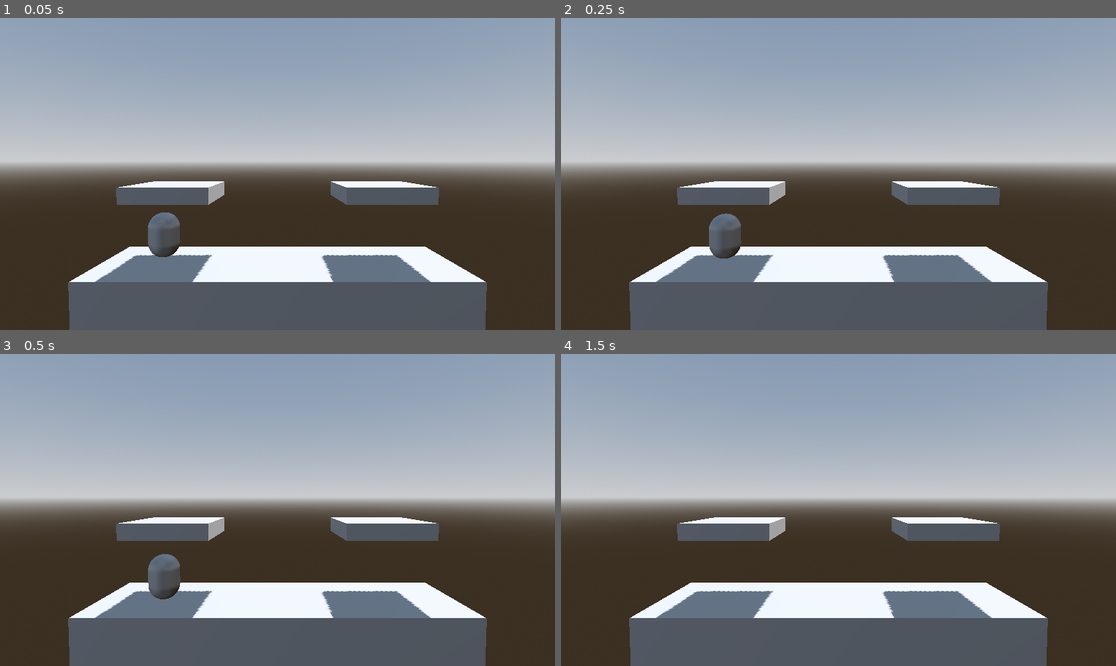
Above: before the commit, frames 1-4 (two rows, left to right).
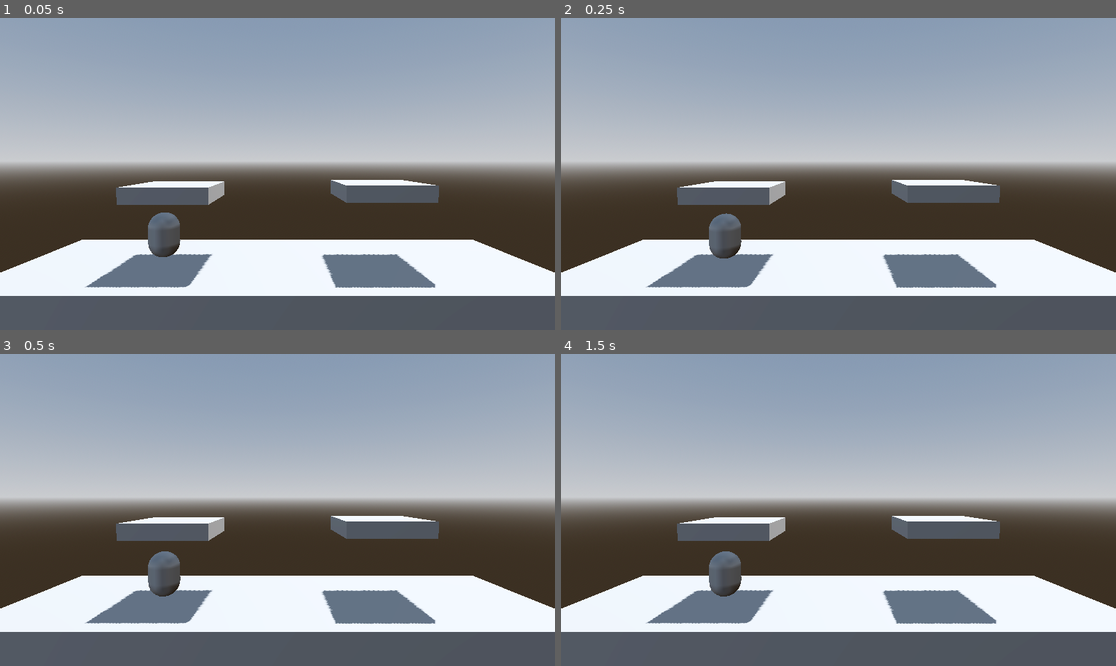
Above: after the commit, the same moments.

Repository: Rubix334/ArenaFighter
Game: Godot game, scene res://Arena.tscn
Two runs of this game, one before a commit and one after it. Both use one fixed random seed, a clock stepped at 60 frames per second and the inputs below.
Inputs:
- Up to frame 1 (0.05 s): no input
- Up to frame 2 (0.25 s): no input
- Up to frame 3 (0.5 s): no input
- Up to frame 4 (1.5 s): tap Enter (ui_accept) at 0.5, 0.6, 0.77, 1.07, 1.35 s; hold Right (ui_right) 0.53-1.28 s; hold Down (ui_down) from 1.28 s (still down)

The runs differ from the first frame. In frame 1, 12% of the frame differs, in the area x 0-100%, y 51-100%; in frame 2, 12%; in frame 3, 12%; in frame 4, 13%.
Error after the commit: Invalid access to property or key 'position' on a base object of type 'null instance'. (res://platform.gd:11)

Commit message:
Player movement completed. One-way collision WIP

Diff:
--- a/arena-fighter/Arena.tscn
+++ b/arena-fighter/Arena.tscn
@@ -1,6 +1,7 @@
 [gd_scene format=3 uid="uid://y451h0bmf8ut"]
 
 [ext_resource type="PackedScene" uid="uid://bmpe6qeqcedsx" path="res://Player.tscn" id="1_bcb0y"]
+[ext_resource type="Script" uid="uid://b8mr2pvudetjs" path="res://platform.gd" id="1_u45fm"]
 
 [sub_resource type="ProceduralSkyMaterial" id="ProceduralSkyMaterial_iqv8f"]
 sky_horizon_color = Color(0.66224277, 0.6717428, 0.6867428, 1)
@@ -15,12 +16,6 @@
 tonemap_mode = 2
 glow_enabled = true
 
-[sub_resource type="BoxMesh" id="BoxMesh_vbyki"]
-size = Vector3(70, 10, 20)
-
-[sub_resource type="BoxMesh" id="BoxMesh_iqv8f"]
-size = Vector3(16, 3, 15)
-
 [node name="Node3D" type="Node3D" unique_id=354631926]
 
 [node name="WorldEnvironment" type="WorldEnvironment" parent="." unique_id=1148453354]
@@ -30,16 +25,20 @@
 transform = Transform3D(-0.8660254, -0.47014412, 0.17018978, 0, 0.34037954, 0.9402881, -0.50000006, 0.8143134, -0.29477733, 0, 0, 0)
 shadow_enabled = true
 
-[node name="Ground" type="MeshInstance3D" parent="." unique_id=1235462136]
-mesh = SubResource("BoxMesh_vbyki")
+[node name="Ground" type="CSGBox3D" parent="." unique_id=1472766167]
+transform = Transform3D(1, 0, 0, 0, 1, 0, 0, 0, 1, 0, -2.3472939, 0)
+use_collision = true
+size = Vector3(100, 15, 30)
 
-[node name="Platform1" type="MeshInstance3D" parent="." unique_id=1555978132]
+[node name="Platform1" type="CSGBox3D" parent="." unique_id=2024196702 groups=["player"]]
 transform = Transform3D(1, 1.4901161e-08, -2.2351742e-08, -1.4901161e-08, 1, 0, 4.0978193e-08, 2.9802322e-08, 1, -20, 19.153961, 0)
-mesh = SubResource("BoxMesh_iqv8f")
+use_collision = true
+size = Vector3(16, 3, 15)
+script = ExtResource("1_u45fm")
 
-[node name="Platform2" type="MeshInstance3D" parent="." unique_id=665363736]
-transform = Transform3D(1, 2.9802322e-08, -4.4703484e-08, -2.9802322e-08, 1, 3.330669e-16, 8.195639e-08, 5.9604645e-08, 1, 20, 19.153961, 0)
-mesh = SubResource("BoxMesh_iqv8f")
+[node name="Platform2" type="CSGBox3D" parent="." unique_id=768757652 groups=["player"]]
+transform = Transform3D(1, 2.9802322e-08, -4.4703484e-08, -2.9802322e-08, 1, 3.330669e-16, 8.195639e-08, 5.9604645e-08, 1, 20, 19.5, 0)
+size = Vector3(16, 3, 15)
 
 [node name="Camera3D" type="Camera3D" parent="." unique_id=1995258791]
 transform = Transform3D(1, 0, 0, 0, 0.99896264, 0.045537338, 0, -0.045537338, 0.99896264, 0, 25.245228, 56.349426)
--- a/arena-fighter/Player.tscn
+++ b/arena-fighter/Player.tscn
@@ -12,6 +12,7 @@
 height = 9.464966
 
 [node name="Node3D" type="CharacterBody3D" unique_id=1665172743]
+axis_lock_linear_z = true
 script = ExtResource("1_xhfnw")
 
 [node name="MeshInstance3D" type="MeshInstance3D" parent="." unique_id=474961556]
--- /dev/null
+++ b/arena-fighter/platform.gd
@@ -0,0 +1,14 @@
+extends CSGBox3D
+
+var is_above = false
+# Called when the node enters the scene tree for the first time.
+func _ready() -> void:
+	use_collision = false
+
+
+# Called every frame. 'delta' is the elapsed time since the previous frame.
+func _process(delta: float) -> void:
+	if find_child("player").position.y > position.y:
+		use_collision = true
+	else:
+		use_collision = false
--- a/arena-fighter/player.gd
+++ b/arena-fighter/player.gd
@@ -1,9 +1,11 @@
 extends CharacterBody3D
+class_name Player
 
 
-const SPEED = 5.0
-const JUMP_VELOCITY = 4.5
+const SPEED = 35
+const JUMP_VELOCITY = 20
 
+var has_doubleJump = false
 
 func _physics_process(delta: float) -> void:
 	# Add the gravity.
@@ -11,12 +13,16 @@
 		velocity += get_gravity() * delta
 
 	# Handle jump.
-	if Input.is_action_just_pressed("ui_accept") and is_on_floor():
+	if Input.is_action_just_pressed("P1Up") and is_on_floor():
 		velocity.y = JUMP_VELOCITY
+		has_doubleJump = false
+	elif Input.is_action_just_pressed("P1Up") and not has_doubleJump:
+		velocity.y = JUMP_VELOCITY-5
+		has_doubleJump = true
 
 	# Get the input direction and handle the movement/deceleration.
 	# As good practice, you should replace UI actions with custom gameplay actions.
-	var input_dir := Input.get_vector("ui_left", "ui_right", "ui_up", "ui_down")
+	var input_dir := Input.get_vector("P1Left", "P1Right", "ui_up", "ui_down")
 	var direction := (transform.basis * Vector3(input_dir.x, 0, input_dir.y)).normalized()
 	if direction:
 		velocity.x = direction.x * SPEED
--- a/arena-fighter/project.godot
+++ b/arena-fighter/project.godot
@@ -15,6 +15,43 @@
 config/features=PackedStringArray("4.6", "Forward Plus")
 config/icon="res://icon.svg"
 
+[global_group]
+
+player=""
+
+[input]
+
+P1Left={
+"deadzone": 0.2,
+"events": [Object(InputEventKey,"resource_local_to_scene":false,"resource_name":"","device":-1,"window_id":0,"alt_pressed":false,"shift_pressed":false,"ctrl_pressed":false,"meta_pressed":false,"pressed":false,"keycode":0,"physical_keycode":65,"key_label":0,"unicode":97,"location":0,"echo":false,"script":null)
+]
+}
+P1Right={
+"deadzone": 0.2,
+"events": [Object(InputEventKey,"resource_local_to_scene":false,"resource_name":"","device":-1,"window_id":0,"alt_pressed":false,"shift_pressed":false,"ctrl_pressed":false,"meta_pressed":false,"pressed":false,"keycode":0,"physical_keycode":68,"key_label":0,"unicode":100,"location":0,"echo":false,"script":null)
+]
+}
+P1Up={
+"deadzone": 0.2,
+"events": [Object(InputEventKey,"resource_local_to_scene":false,"resource_name":"","device":-1,"window_id":0,"alt_pressed":false,"shift_pressed":false,"ctrl_pressed":false,"meta_pressed":false,"pressed":false,"keycode":0,"physical_keycode":87,"key_label":0,"unicode":119,"location":0,"echo":false,"script":null)
+]
+}
+P2Left={
+"deadzone": 0.2,
+"events": [Object(InputEventKey,"resource_local_to_scene":false,"resource_name":"","device":-1,"window_id":0,"alt_pressed":false,"shift_pressed":false,"ctrl_pressed":false,"meta_pressed":false,"pressed":false,"keycode":0,"physical_keycode":74,"key_label":0,"unicode":106,"location":0,"echo":false,"script":null)
+]
+}
+P2Right={
+"deadzone": 0.2,
+"events": [Object(InputEventKey,"resource_local_to_scene":false,"resource_name":"","device":-1,"window_id":0,"alt_pressed":false,"shift_pressed":false,"ctrl_pressed":false,"meta_pressed":false,"pressed":false,"keycode":0,"physical_keycode":76,"key_label":0,"unicode":108,"location":0,"echo":false,"script":null)
+]
+}
+P2Up={
+"deadzone": 0.2,
+"events": [Object(InputEventKey,"resource_local_to_scene":false,"resource_name":"","device":-1,"window_id":0,"alt_pressed":false,"shift_pressed":false,"ctrl_pressed":false,"meta_pressed":false,"pressed":false,"keycode":0,"physical_keycode":73,"key_label":0,"unicode":105,"location":0,"echo":false,"script":null)
+]
+}
+
 [physics]
 
 3d/physics_engine="Jolt Physics"
Not shown, added: arena-fighter/platform.gd.uid
